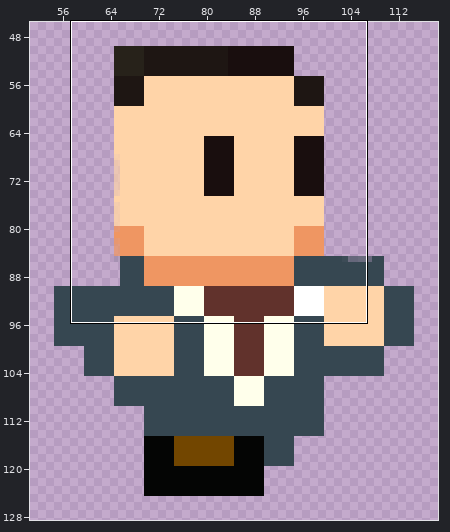
Edited in one commit: sprite sheet (Images/ronaldus_run_5.png). The first picture is a wide view before the edit; the outline marks the close-up.
Close-up. First the earlier version:
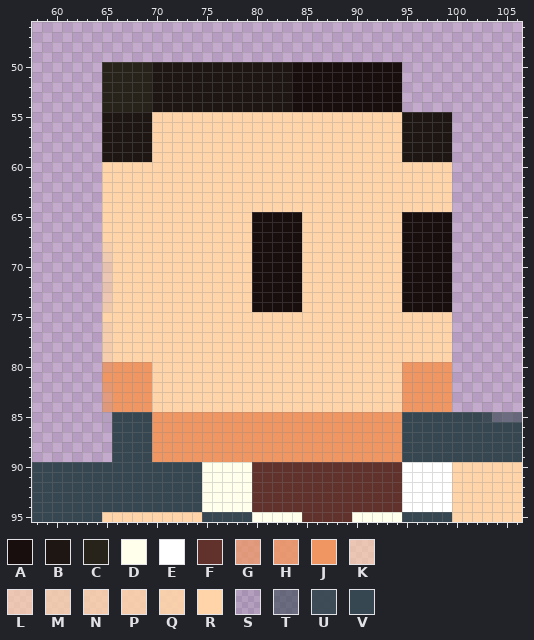
The file is 200x145 pixels. Pixels under 10% opacity are left out. Colours within 5 levels of each other are drawn and written as one. Shown: x 58..106, y 46..95. The wide view leaves out empty margins.
Palette (. is transparent): A #190e0e  B #1e1613  C #27221a  D #ffffeb  E #ffffff  F #61322c  G #ef9662ba  H #ef9662da  J #ef9662  K #ffd4a8aa  L #ffd4a8b2  M #ffd4a8bf  N #ffd4a8cb  P #ffd4a8da  Q #ffd4a8e4  R #ffd4a8  S #3647511d  T #3647519f  U #364751f3  V #364751
Now the later version:
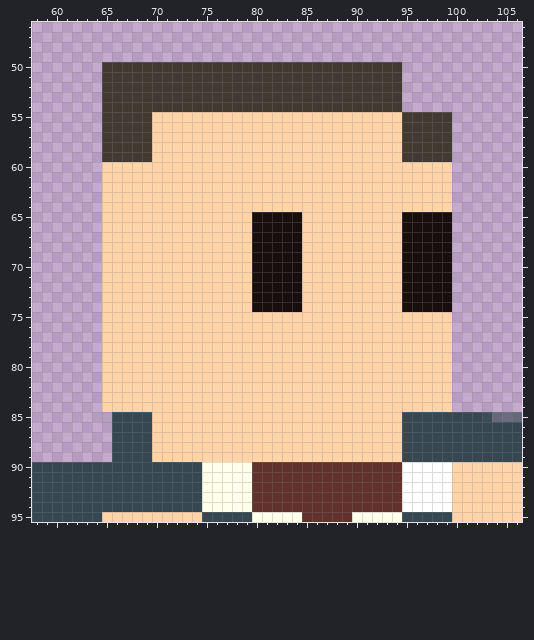
Change:
colour B: #1e1613 -> #413a30
y 50..54: x 65..69 CCCCC -> BBBBB; x 84..94 AAAAAAAAAAA -> BBBBBBBBBBB
y 68: x 65 Q -> R
y 69: x 65 M -> R
y 70..72: x 65 K -> R
y 73: x 65 L -> R
y 74: x 65 N -> R
y 76..79: x 65 P -> R
y 80: x 65..69 HJJJJ -> RRRRR; x 95..99 JJJJJ -> RRRRR
y 81: x 65..69 JJJJJ -> RRRRR; x 95..99 JJJJJ -> RRRRR
y 82: x 65..69 HJJJJ -> RRRRR; x 95..99 JJJJJ -> RRRRR
y 83..84: x 65..69 GJJJJ -> RRRRR; x 95..99 JJJJJ -> RRRRR
y 85..89: x 70..94 JJJJJJJJJJJJJJJJJJJJJJJJJ -> RRRRRRRRRRRRRRRRRRRRRRRRR
